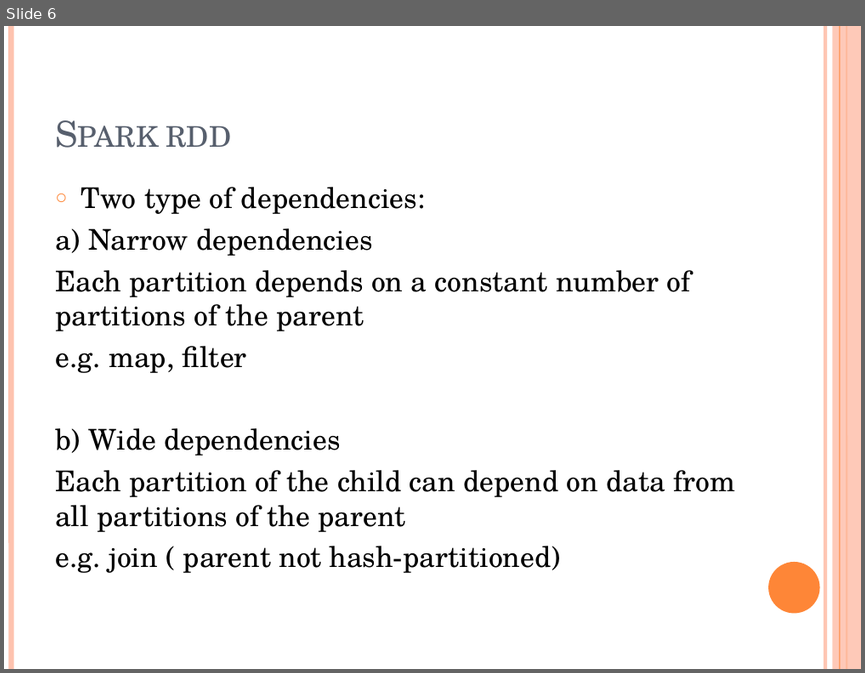
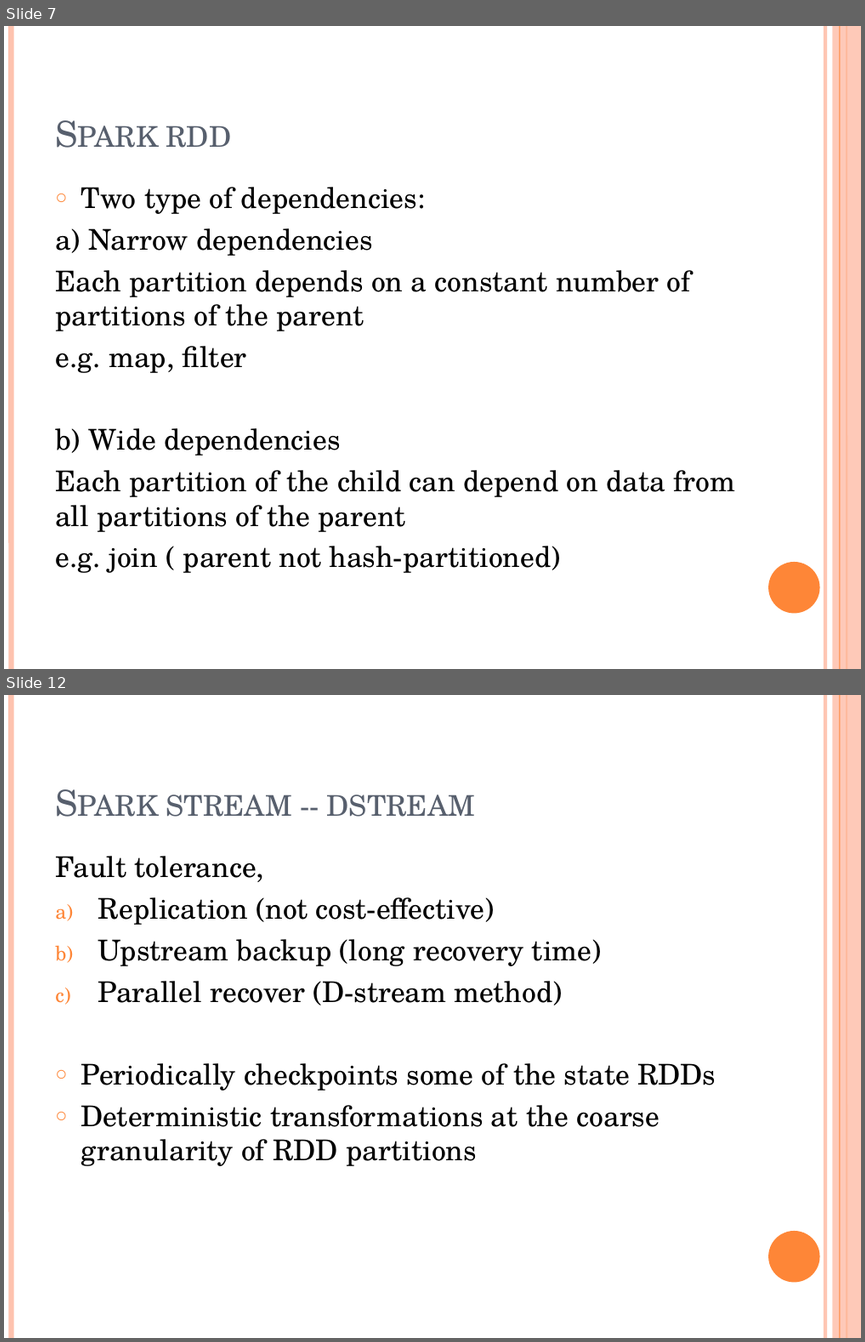
Before and after one commit to snowman1985/mypractice, a slide deck: Spark_学习分享.pptx. Shown one above the other, each under a label of ours: slide 6 before the commit, slides 7 and 12 after it; the slides between them are not shown. The pictures are 865x673 and 865x1342 pixels, drawn with LibreOffice and Linux fonts; fonts in the diff are those of the drawing. Boxes give left, top, right and bottom in pixels: in the first picture for what was removed or moved away, otherwise in the second. Text is boxed around its words. In the diff, an @@ line names an element or a change of style, - is before the commit and + after.

Commit message:
spark learning ppt update

```diff
--- a/Spark_学习分享.pptx
+++ b/Spark_学习分享.pptx
@@ slide 12 added at [4,695,861,1338], background #FFFFFF; not listed: 6 template elements that a slide beside it also shows @@
@@ title added at [166,794,475,817], 30 pt, text #575F6D, small capitals @@
+Spark stream -- dstream
@@ text added at [55,856,715,1166], 24 pt, text #000000 @@
+Fault tolerance,
+a) Replication (not cost-effective)
+b) Upstream backup (long recovery time)
+c) Parallel recover (D-stream method)
+○ Periodically checkpoints some of the state RDDs
+○ Deterministic transformations at the coarse granularity of RDD partitions
@@ what was slide 6 is now slide 7 @@
```
Also in this commit, not shown: 2 slides changed, 3 other slides added.
